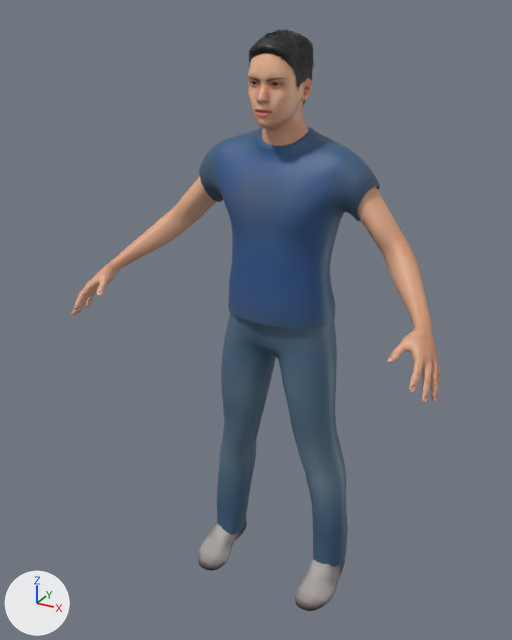
What one commit did to the FBX model assets/models/ezra.fbx.
Camera for both pictures: a 50 mm lens placed at (0.95, -1.924, 1.901), pointed at (-0.042, -0.119, 0.999). Every picture has the same lights, and +X, +Y and +Z are marked at lower left. The picture after the commit comes second. Where no turn or scale is listed for an object, it has been applied to the vertices.

Objects in the first picture: 'ezra_body', 'ezra_body.male_casualsuit04', 'ezra_body.shoes05', 'ezra_body.short01'.
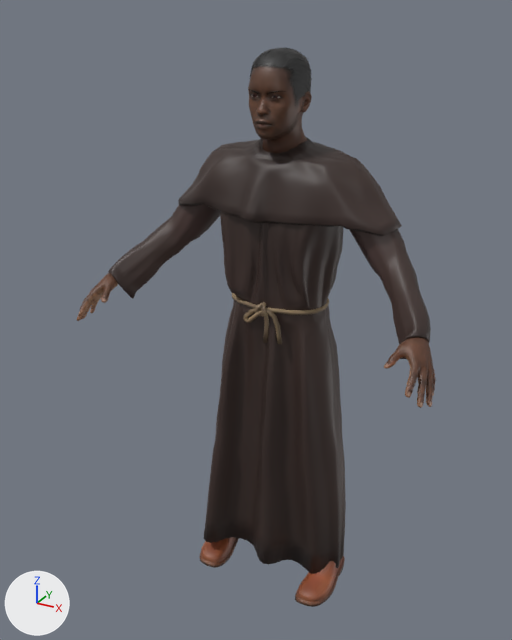
What differs and where, as boxes [x1, y1, x2, y2] in the pictures (512 x 640 px):
'ezra_body.donitz_monk_robe', added
    after: [108, 137, 431, 574]
'ezra_body.male_casualsuit04', deleted (blue)
    before: [199, 127, 380, 566]
'ezra_body', surface changed, reshaped
    before: [72, 53, 441, 403]
    after: [77, 66, 436, 408]
'ezra_body.shoes05', reshaped, recoloured
    before: [198, 519, 345, 611]
    after: [200, 537, 345, 607]
'ezra_body.short01', reshaped
    before: [248, 29, 315, 105]
    after: [250, 47, 312, 113]
part 1 of me_shoes05_001, rebuilt
    before: [295, 559, 345, 611]
    after: [295, 556, 345, 607]
part 2 of me_shoes05_001, rebuilt
    before: [198, 519, 247, 571]
    after: [200, 537, 240, 568]
part 4 of me_short01_003, rebuilt
    before: [249, 29, 313, 105]
    after: [250, 48, 311, 113]
part 5 of me_short01_003, deleted
    before: [248, 29, 310, 58]
part 6 of me_short01_003, cut back
    before: [298, 57, 315, 67]
    after: [252, 47, 312, 92]

The change, as a list of edits to the scene's bpy script:
```text
Change mat_ezra_body_body_fbx:
    mat_ezra_body_body_fbx.texture: img_young_lightskinned_male_diffuse_png_1024_png -> img_young_darkskinned_male_diffuse_png_1024_png
Change me_shoes05_001:
    remove me_shoes05_001.from_pydata(...)  # 1594 vertices, 1532 faces; spans x -0.27..0.27, y -0.229..0.059, z -0.018..0.228
    remove me_shoes05_001.materials.append(mat_ezra_body_shoes05_fbx)  # picture img_shoes05_diffuse_png_16_png
    add me_shoes05_001.from_pydata(...)  # 1722 vertices, 1660 faces; spans x -0.262..0.262, y -0.217..0.061, z -0.003..0.224
    me_shoes05_001 part 1: the loose piece of 653 vertices spanning x 0.15..0.27, y -0.229..0.059, z -0.018..0.104 is rebuilt with 717 vertices and now spans x 0.15..0.262, y -0.217..0.061, z -0.003..0.112, in mat_ezra_body_shoes01_fbx (picture img_shoes01_diffuse_png_16_png)
    me_shoes05_001 part 2: the loose piece of 653 vertices spanning x -0.27..-0.15, y -0.229..0.059, z -0.018..0.104 is rebuilt with 717 vertices and now spans x -0.262..-0.15, y -0.217..0.061, z -0.003..0.112, in mat_ezra_body_shoes01_fbx (picture img_shoes01_diffuse_png_16_png)
    other edits to the shape of me_shoes05_001 do not show in these pictures
    add me_shoes05_001.materials.append(mat_ezra_body_shoes01_fbx)  # picture img_shoes01_diffuse_png_16_png
Change me_base_023:
    remove me_base_023.from_pydata(...)  # 8712 vertices, 8628 faces; spans x -0.6..0.6, y -0.39..0.05, z 0.17..1.83
    add me_base_023.from_pydata(...)  # 8666 vertices, 8582 faces; spans x -0.58..0.58, y -0.39..0.06, z 0.17..1.8
    me_base_023 part 3: 518 vertices moved within x -0.58..0.58, y -0.38..0.04, z 0.99..1.75; 7383 vertices removed from x -0.6..0.6, y -0.39..0.05, z 0.99..1.83; 6697 vertices added at x -0.58..0.58, y -0.39..0.05, z 0.97..1.8
    other edits to the shape of me_base_023 do not show in these pictures
Change me_short01_003:
    remove me_short01_003.from_pydata(...)  # 2984 vertices, 1839 faces; spans x -0.082..0.081, y -0.153..0.062, z 1.631..1.85
    remove me_short01_003.materials.append(mat_ezra_body_short01_fbx)  # picture img_short01_diffuse_png_512_png
    add me_short01_003.from_pydata(...)  # 865 vertices, 525 faces; spans x -0.08..0.081, y -0.146..0.056, z 1.587..1.802
    me_short01_003 part 4: the loose piece of 1138 vertices spanning x -0.081..0.079, y -0.148..0.056, z 1.631..1.849 is rebuilt with 285 vertices and now spans x -0.079..0.079, y -0.146..0.054, z 1.587..1.801, in mat_ezra_body_short04_fbx (picture img_short04_diffuse_png_512_png)
    me_short01_003 part 5: 197 loose pieces with 1790 vertices, spanning x -0.079..0.074, y -0.153..0.062, z 1.743..1.85, are deleted
    me_short01_003 part 6: 56 vertices removed from x -0.082..0.081, y -0.121..0.027, z 1.731..1.796; 580 vertices added at x -0.08..0.081, y -0.144..0.056, z 1.592..1.802
    add me_short01_003.materials.append(mat_ezra_body_short04_fbx)  # picture img_short04_diffuse_png_512_png
Remove ob_ezra_body_male_casualsuit04:
    ob_ezra_body_male_casualsuit04 = bpy.data.objects.new('ezra_body.male_casualsuit04', me_male_casualsuit04_003)
Add ob_ezra_body_donitz_monk_robe:
    ob_ezra_body_donitz_monk_robe = bpy.data.objects.new('ezra_body.donitz_monk_robe', me_monks_robe_002)  # 9900 vertices, 9574 faces; spans x -0.534..0.534, y -0.263..0.12, z 0.056..1.555; in mat_ezra_body_donitz_monk_robe_fbx (picture img_robe_brown__diffuse_png_16_png)
    ob_ezra_body_donitz_monk_robe.location = (0.0, 0.0, 0.0)
```
